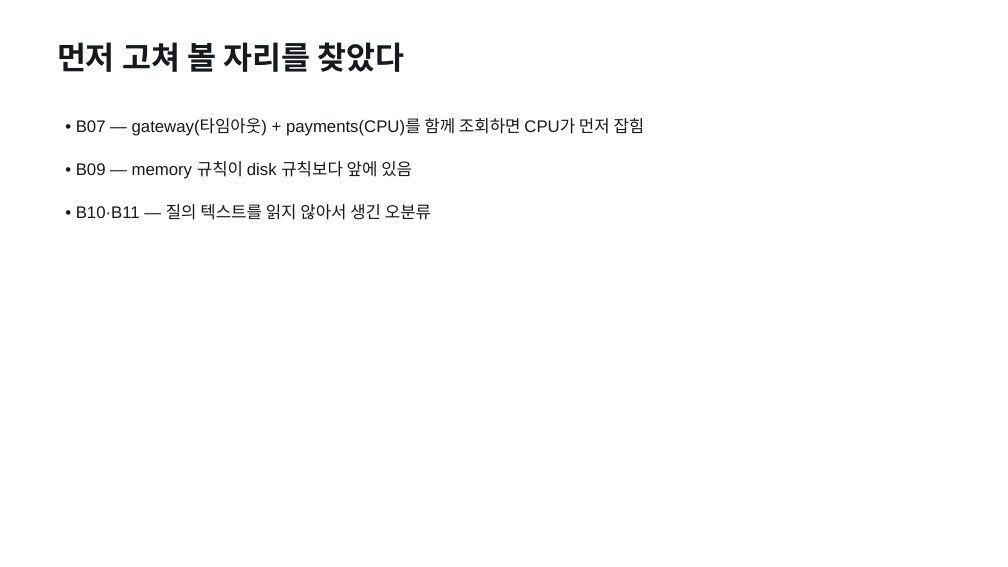
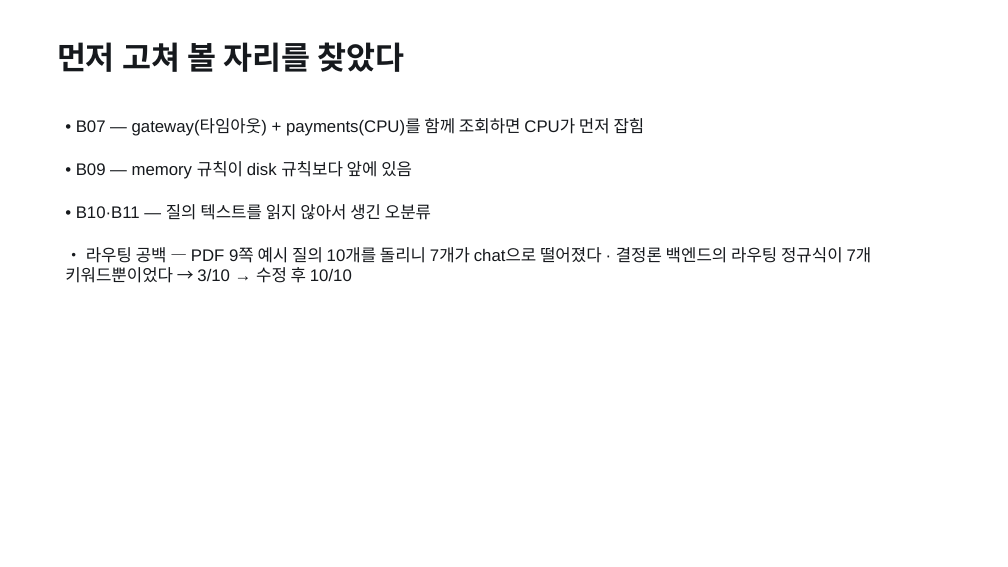
Before and after one commit to pigpgw/skala-ai-service-mini, a slide deck: slide 3 of doc/reports/presentation.pptx. Drawn at 1008x567 pixels with LibreOffice and Linux fonts; fonts in the diff are those of the drawing. Boxes give left, top, right and bottom in pixels: in the first picture for what was removed or moved away, otherwise in the second. Text is boxed around its words. In the diff, an @@ line names an element or a change of style, - is before the commit and + after.

```diff
--- a/doc/reports/presentation.pptx
+++ b/doc/reports/presentation.pptx
@@ text added at (x1=65, y1=247, x2=872, y2=283), 16 pt, text #16191D @@
+• 라우팅 공백 — PDF 9쪽 예시 질의 10개를 돌리니 7개가 chat으로 떨어졌다 · 결정론 백엔드의 라우팅 정규식이 7개 키워드뿐이었다 → 3/10 → 수정 후 10/10
```
Also in this commit, not shown: 1 other slide changed, 25 other files.
